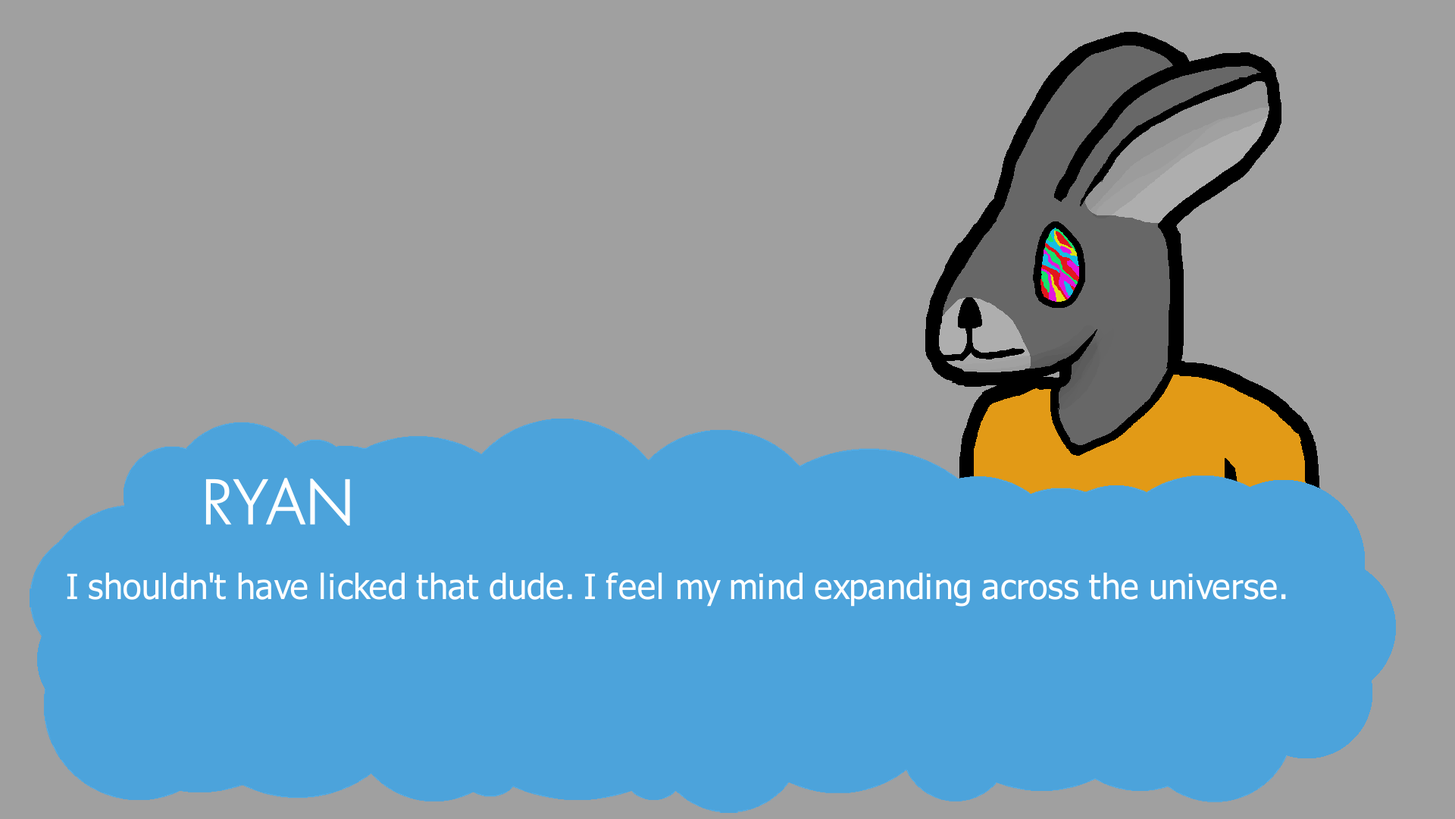
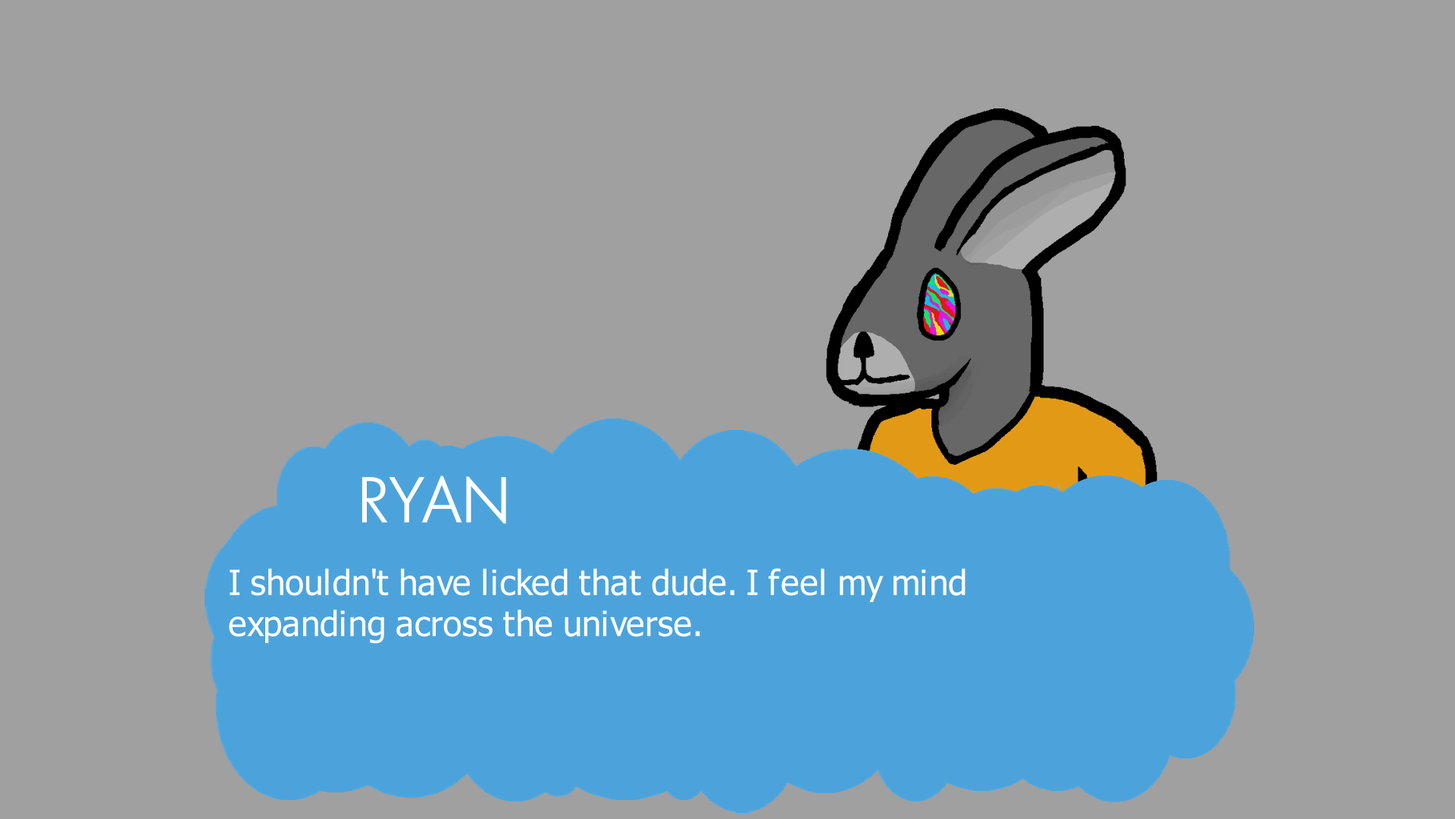
Before/after of a (1455, 819) layered artwork. What changed in the layer stack:
removed layer "Paint Layer 1" over [29, 339, 1397, 813]
added group "Group 3" with 2 layers above "Group 2" over [204, 391, 1272, 813]
added layer "Bubble" in group "Group 3" over [204, 391, 1272, 813]
painted on "Shadow" over [582, 31, 1397, 680]
painted on "Lines" over [776, 31, 1361, 534]
painted on "Color" over [582, 31, 1397, 631]
painted on "Background" (1st of 2) over [29, 31, 1397, 813]
